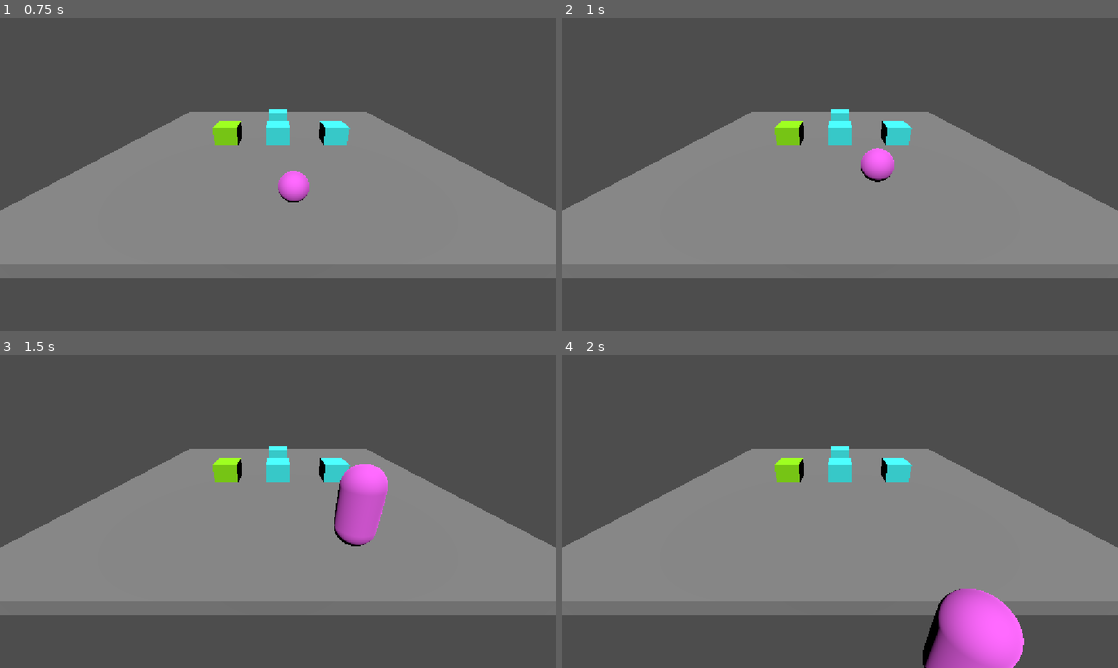
Above: before the commit, frames 1-4 (two rows, left to right).
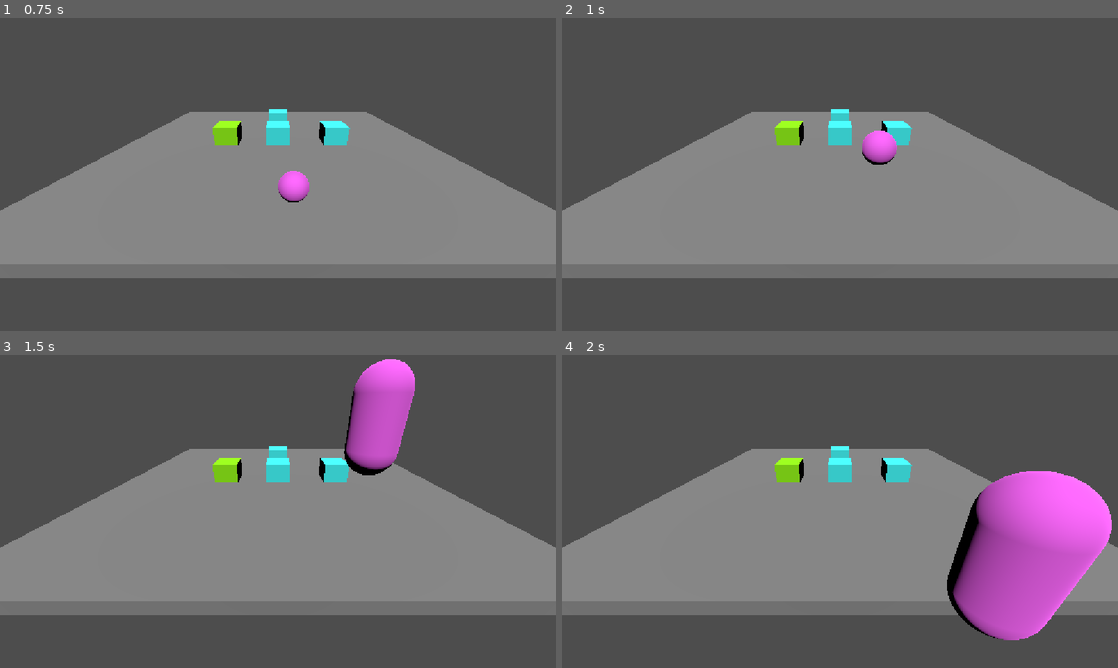
Above: after the commit, the same moments.

Repository: 17Dodecahedrons/Spieleentwicklungskurs
Game: Godot game, scene res://szenen/level_1.tscn
The game is run twice, just before and just after one commit, with the same random seed, the same clock (stepped at 60 frames per second) and the same inputs.
Inputs:
- Up to frame 1 (0.75 s): hold D (right) from 0.53 s (still down); hold Ctrl (crouch) from 0.53 s (still down)
- Up to frame 2 (1 s): keep holding D (right); keep holding Ctrl (crouch); tap Space (jump) at 0.77 s
- Up to frame 3 (1.5 s): release D (right) at 1.28 s; release Ctrl (crouch) at 1.28 s; hold S (backward) from 1.28 s (still down); tap Shift (sprint) at 1.35 s
- Up to frame 4 (2 s): keep holding S (backward); tap Space (jump) at 1.52 s

Frame 1 is identical in both runs. In frame 2, 0.9% of the frame differs, in the area x 53-61%, y 36-53%; in frame 3, 5.3%; in frame 4, 14%, in the area x 64-99%, y 37-100%.

Commit message:
updated jump force

Diff:
--- a/skripte/steve.gd
+++ b/skripte/steve.gd
@@ -1,7 +1,7 @@
 extends CharacterBody3D
 
 const SPIELER_GESCHWINDIGKEIT = 5.0
-const SPRUNGKRAFT = 4.5
+const SPRUNGKRAFT = 7.0
 @onready var steve_mesh = $MeshInstance3D
 @onready var steve_col = $CollisionShape3D
 
